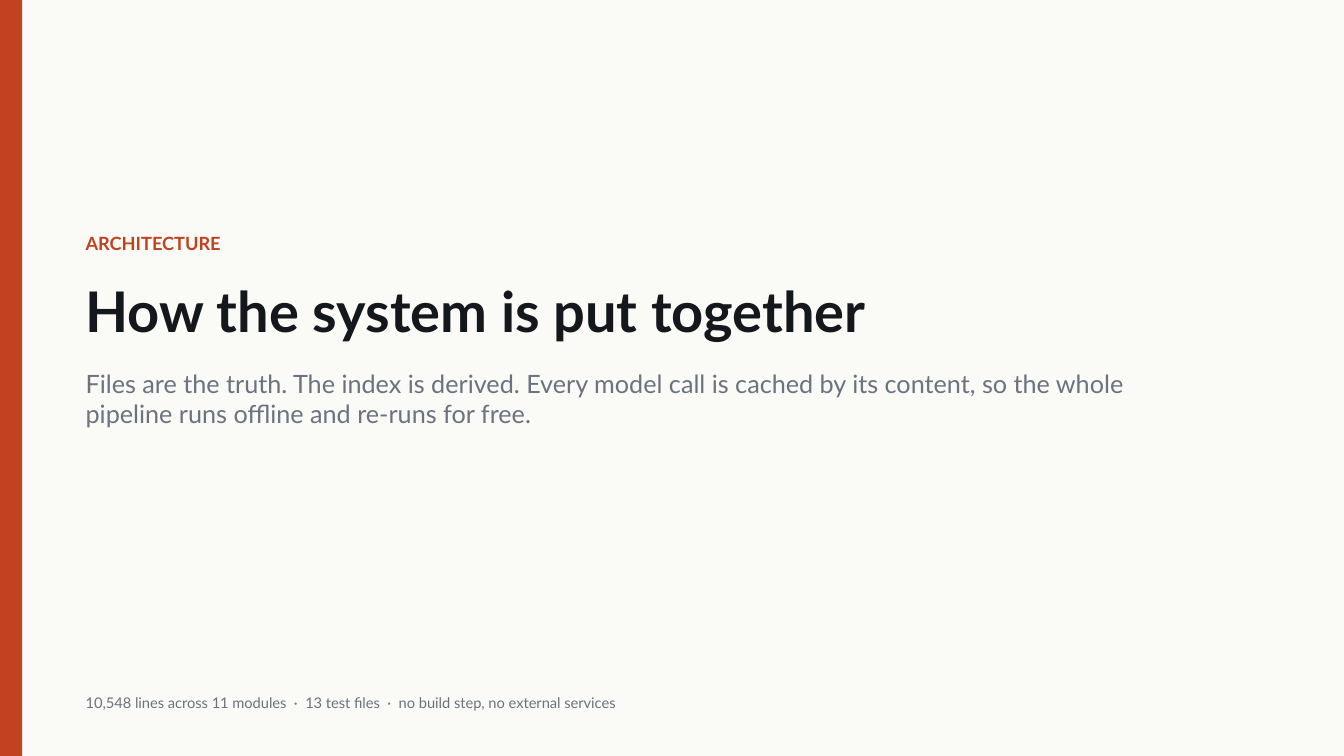
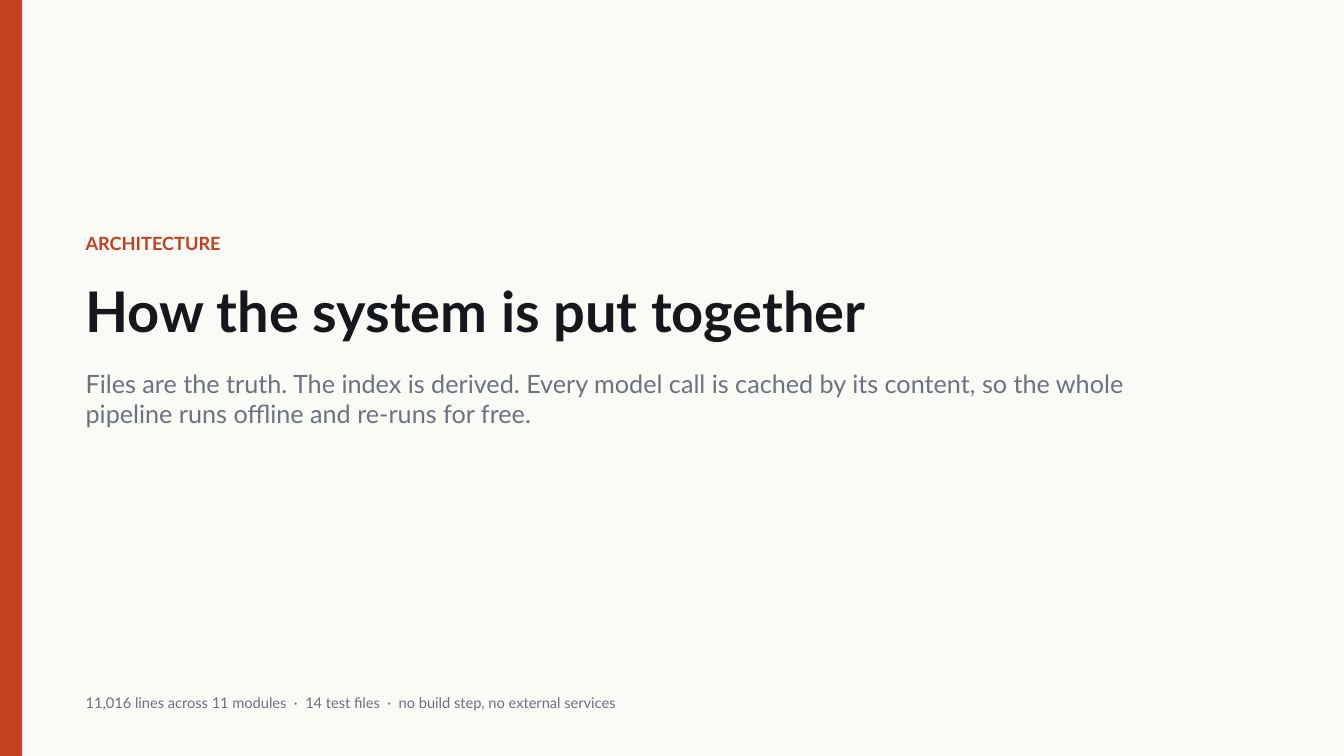
Before and after one commit to Gread/voc_hackathon, a slide deck: slide 1 of docs/voc_architecture_deck.pptx. Drawn at 1344x756 pixels with LibreOffice and Linux fonts; fonts in the diff are those of the drawing. Boxes give left, top, right and bottom in pixels: in the first picture for what was removed or moved away, otherwise in the second. Text is boxed around its words. In the diff, an @@ line names an element or a change of style, - is before the commit and + after.

```diff
--- a/docs/voc_architecture_deck.pptx
+++ b/docs/voc_architecture_deck.pptx
@@ text at box(86, 697, 615, 711): text changed @@
-10,548 lines across 11 modules · 13 test files · no build step, no external services
+11,016 lines across 11 modules · 14 test files · no build step, no external services
```
Also in this commit, not shown: 2 other slides changed, 5 other files.
